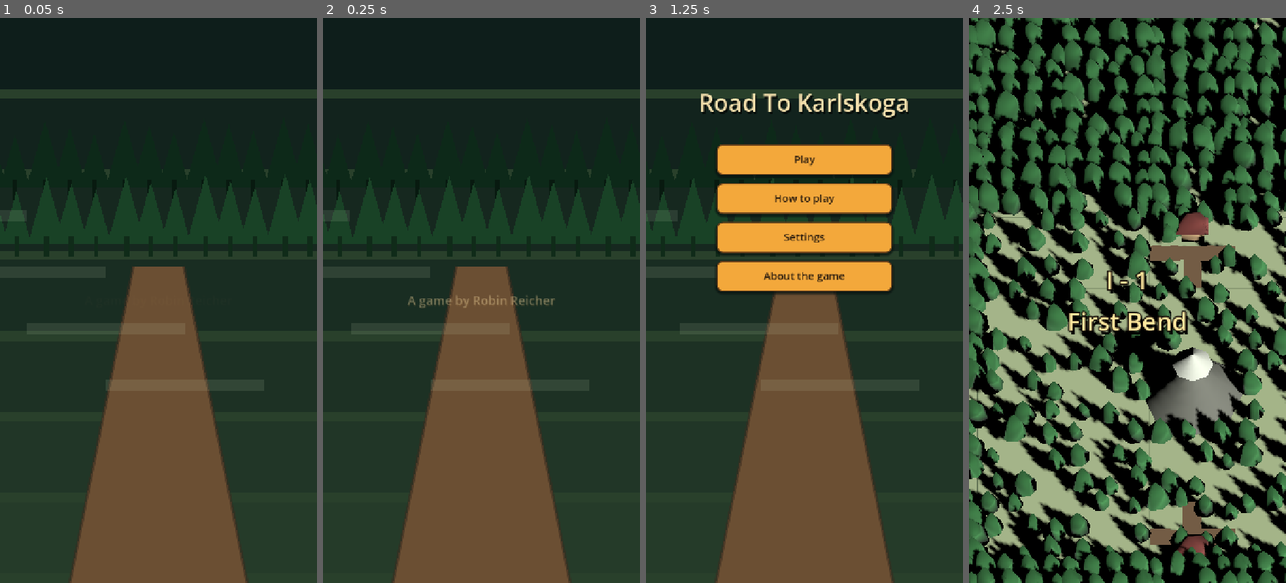
Above: before the commit, frames 1-4 (left to right).
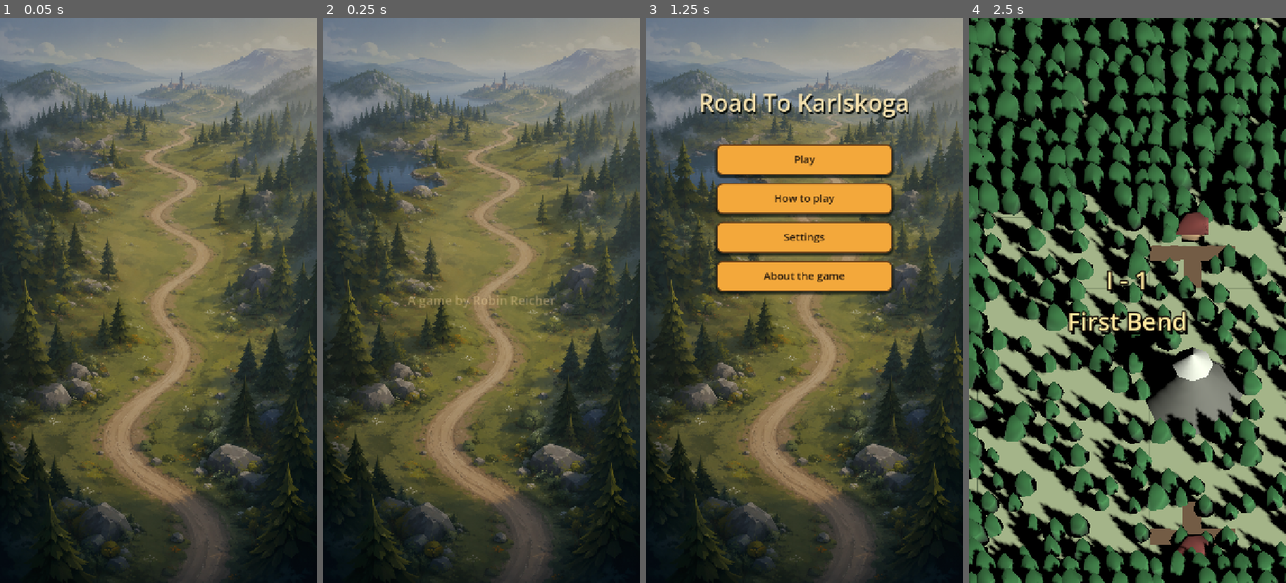
Above: after the commit, the same moments.

Repository: Reicher/The-Road-North
Game: Godot game, scene res://scenes/main.tscn
Same seed, same stepped clock (60 frames per second), same inputs: the game is played once before the commit and once after it.
Inputs (mouse positions are in pixels of both pictures, inside the frame that each line leads up to):
- Up to frame 1 (0.05 s): no input
- Up to frame 2 (0.25 s): no input
- Up to frame 3 (1.25 s): tap Enter (debug_complete_level) at 0.5 s; drag from (804, 300) to (836, 176) at 0.52 s
- Up to frame 4 (2.5 s): click "Play" at 1.25 s; tap Space at 2 s; drag from (1064, 328) to (1111, 413) at 2.02 s

The runs differ from the first frame. In frame 1, 80% of the frame differs, in the area x 0-100%, y 0-100%; in frame 2, 80%; in frame 3, 67%; in frame 4, nothing differs.

Commit message:
Polish level-complete transitions and start screen

Diff:
--- a/scripts/game_over_ui.gd
+++ b/scripts/game_over_ui.gd
@@ -8,6 +8,7 @@
 @export var player_path: NodePath
 @export var hand_path: NodePath = NodePath("../Hand")
 @export var has_next_level := false
+@export var show_level_complete_prompt := true
 
 var _player: GamePlayer
 var _hand: Control
@@ -61,6 +62,8 @@
 
 func _on_run_won() -> void:
 	if has_next_level:
+		if not show_level_complete_prompt:
+			return
 		_show_end_screen("Level complete", "Open shop", "next_level")
 	else:
 		_show_end_screen("You won", "Restart game", "restart_game")
--- a/scripts/main.gd
+++ b/scripts/main.gd
@@ -41,6 +41,10 @@
 var _transition_shade: ColorRect
 var _transition_label: Label
 var _transition_running := false
+
+const FOREST_TRANSITION_COLOR := Color(0.045, 0.10, 0.075, 1.0)
+const SHOP_TRANSITION_COLOR := Color.BLACK
+const SHOP_TRANSITION_HOLD := 1.4
 
 
 func _ready() -> void:
@@ -126,6 +130,7 @@
 	if end_screen == null:
 		return
 	end_screen.has_next_level = _current_level_index < LEVELS.size() - 1
+	end_screen.show_level_complete_prompt = false
 	if not end_screen.next_level_requested.is_connected(_on_next_level_requested):
 		end_screen.next_level_requested.connect(_on_next_level_requested)
 	if not end_screen.restart_level_requested.is_connected(_on_restart_level_requested):
@@ -407,50 +412,54 @@
 	if _transition_running:
 		return
 	_transition_running = true
-	_begin_transition_cover("Roadside Camp")
+	_begin_transition_cover("Level complete", SHOP_TRANSITION_COLOR)
 	_open_shop()
 	_transition_running = false
-	_finish_transition_async()
+	_finish_transition_async(SHOP_TRANSITION_HOLD)
 
 
 func _open_shop_with_transition_async() -> void:
-	await _fade_transition_in("Roadside Camp")
+	await _fade_transition_in("Level complete", SHOP_TRANSITION_COLOR)
 	if not is_inside_tree():
 		return
 	_open_shop()
-	await get_tree().create_timer(0.10).timeout
+	await get_tree().create_timer(SHOP_TRANSITION_HOLD).timeout
 	await _fade_transition_out()
 	_transition_running = false
 
 
-func _begin_transition_cover(label_text: String) -> void:
+func _begin_transition_cover(label_text: String, shade_color := FOREST_TRANSITION_COLOR) -> void:
 	_ensure_transition_layer()
 	_transition_label.text = label_text
 	_transition_label.modulate.a = 1.0
 	_transition_label.scale = Vector2.ONE
 	_transition_shade.visible = true
-	_transition_shade.color.a = 0.94
-
-
-func _finish_transition_async() -> void:
+	_transition_shade.color = shade_color
+
+
+func _finish_transition_async(hold_duration := 0.0) -> void:
 	await get_tree().process_frame
 	if not is_inside_tree():
 		return
+	if hold_duration > 0.0:
+		await get_tree().create_timer(hold_duration).timeout
+		if not is_inside_tree():
+			return
 	await _fade_transition_out()
 
 
-func _fade_transition_in(label_text: String) -> void:
+func _fade_transition_in(label_text: String, shade_color := FOREST_TRANSITION_COLOR) -> void:
 	_ensure_transition_layer()
 	_transition_label.text = label_text
 	_transition_label.modulate.a = 0.0
 	_transition_label.scale = Vector2(0.98, 0.98)
 	_transition_shade.visible = true
-	_transition_shade.color.a = 0.0
+	_transition_shade.color = Color(shade_color, 0.0)
 	var tween := create_tween()
 	tween.set_parallel(true)
 	tween.set_trans(Tween.TRANS_SINE)
 	tween.set_ease(Tween.EASE_IN_OUT)
-	tween.tween_property(_transition_shade, "color:a", 0.94, 0.30)
+	tween.tween_property(_transition_shade, "color:a", shade_color.a, 0.30)
 	tween.tween_property(_transition_label, "modulate:a", 1.0, 0.30)
 	tween.tween_property(_transition_label, "scale", Vector2.ONE, 0.30)
 	await tween.finished
--- a/ui/movement_selection.tscn
+++ b/ui/movement_selection.tscn
@@ -9,12 +9,15 @@
 
 [node name="Label" type="Label" parent="."]
 visible = false
-custom_minimum_size = Vector2(300, 48)
+custom_minimum_size = Vector2(320, 64)
 mouse_filter = 2
-theme_override_colors/font_color = Color(1, 0.94, 0.72, 1)
-theme_override_colors/font_outline_color = Color(0.08, 0.055, 0.035, 0.96)
-theme_override_constants/outline_size = 7
-theme_override_font_sizes/font_size = 28
+theme_override_colors/font_color = Color(1, 0.97, 0.82, 1)
+theme_override_colors/font_outline_color = Color(0.055, 0.035, 0.02, 1)
+theme_override_colors/font_shadow_color = Color(0, 0, 0, 0.75)
+theme_override_constants/outline_size = 10
+theme_override_constants/shadow_offset_x = 0
+theme_override_constants/shadow_offset_y = 4
+theme_override_font_sizes/font_size = 34
 horizontal_alignment = 1
 vertical_alignment = 1
 text = "Straight Road"
--- a/ui/start_screen.tscn
+++ b/ui/start_screen.tscn
@@ -1,7 +1,7 @@
 [gd_scene load_steps=3 format=3]
 
 [ext_resource type="Script" path="res://scripts/start_screen.gd" id="1_start"]
-[ext_resource type="Script" path="res://scripts/title_background.gd" id="2_title_bg"]
+[ext_resource type="Texture2D" path="res://assets/images/backgrounds/title_background.png" id="2_title_bg"]
 
 [node name="StartScreen" type="Control"]
 anchors_preset = 15
@@ -12,16 +12,7 @@
 mouse_filter = 0
 script = ExtResource("1_start")
 
-[node name="Background" type="ColorRect" parent="."]
-layout_mode = 1
-anchors_preset = 15
-anchor_right = 1.0
-anchor_bottom = 1.0
-grow_horizontal = 2
-grow_vertical = 2
-color = Color(0.075, 0.145, 0.11, 1)
-
-[node name="TitleBackground" type="Control" parent="."]
+[node name="Background" type="TextureRect" parent="."]
 layout_mode = 1
 anchors_preset = 15
 anchor_right = 1.0
@@ -29,7 +20,19 @@
 grow_horizontal = 2
 grow_vertical = 2
 mouse_filter = 2
-script = ExtResource("2_title_bg")
+texture = ExtResource("2_title_bg")
+expand_mode = 1
+stretch_mode = 6
+
+[node name="BackgroundShade" type="ColorRect" parent="."]
+layout_mode = 1
+anchors_preset = 15
+anchor_right = 1.0
+anchor_bottom = 1.0
+grow_horizontal = 2
+grow_vertical = 2
+mouse_filter = 2
+color = Color(0.02, 0.035, 0.03, 0.28)
 
 [node name="AuthorLabel" type="Label" parent="."]
 layout_mode = 1
Binary file added: assets/images/backgrounds/title_background.png
Not shown, added: assets/images/backgrounds/title_background.png.import
